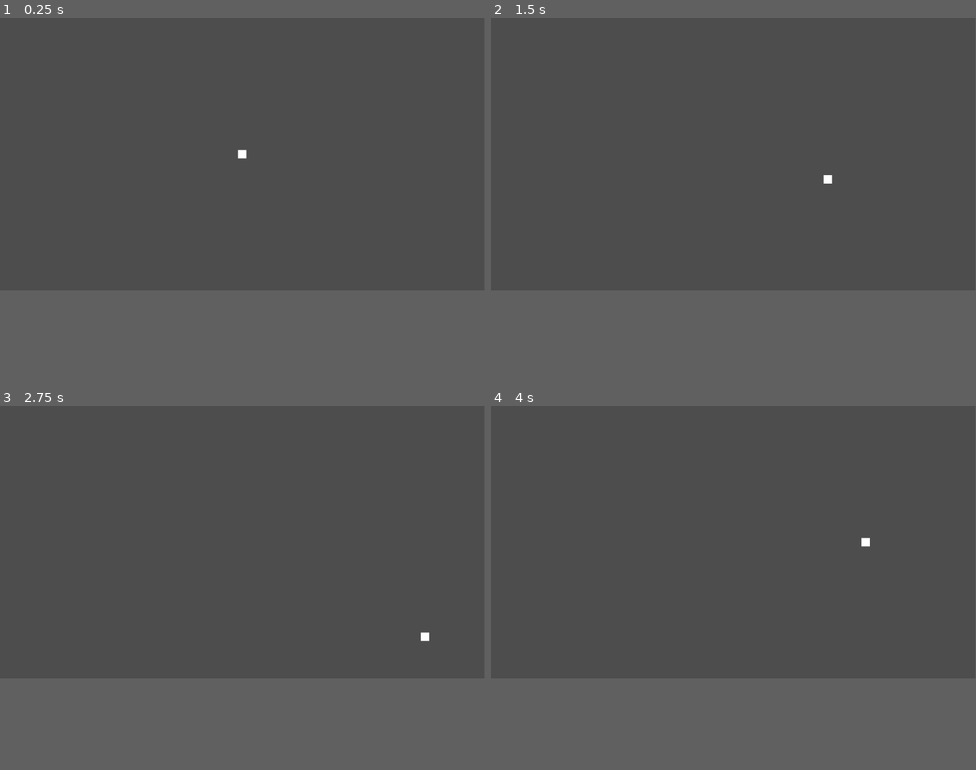
Above: before the commit, frames 1-4 (two rows, left to right).
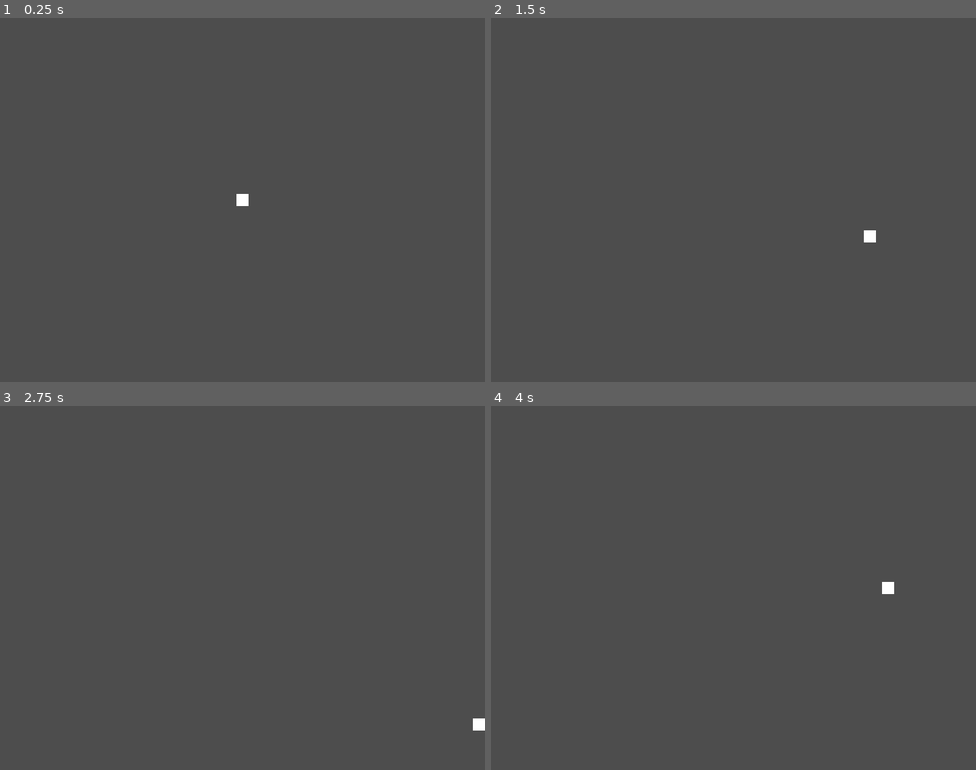
Above: after the commit, the same moments.

Repository: dmnuggins/snake
Game: Godot game, scene res://scenes/game.tscn
Two runs of this game, one before a commit and one after it. Both use one fixed random seed, a clock stepped at 60 frames per second and the inputs below.
Inputs:
- Up to frame 1 (0.25 s): no input
- Up to frame 2 (1.5 s): tap Enter at 0.5 s; hold D (right) 0.53-1.28 s; hold S (down) from 1.28 s (still down)
- Up to frame 3 (2.75 s): release S (down) at 2.03 s; hold D (right) from 2.03 s (still down)
- Up to frame 4 (4 s): release D (right) at 2.78 s; hold W (up) 2.78-3.53 s; hold A (left) from 3.53 s (still down)
In our replay, the window is 799x449 before the commit and 800x600 after it. These sizes can differ from the game's own. Grey fills any space a smaller window leaves; there, only what the larger window draws over its background counts as a difference.

The runs differ from the first frame. In frame 1, 0.1% of the frame differs, in the area x 48-52%, y 36-52%; in frame 2, 0.1%; in frame 3, 0.1%; in frame 4, 0.1%.

Commit message:
Add world boundary and movement fixed to axis
- Set world boundaries on edge of screen to prevent player from going out of bounds
- Updated Player script to limit movement to x/y-axis
- Player continues to move in the direction of the last pressed action
- Movement is handled with velocity change instead of position change
- Function move_and_slide() used to ensure interaction with screen edge colliders

Diff:
--- a/project.godot
+++ b/project.godot
@@ -14,6 +14,11 @@
 run/main_scene="res://scenes/game.tscn"
 config/features=PackedStringArray("4.2", "Forward Plus")
 config/icon="res://icon.svg"
+
+[display]
+
+window/size/viewport_width=800
+window/size/viewport_height=600
 
 [input]
 
--- a/scenes/game.tscn
+++ b/scenes/game.tscn
@@ -1,7 +1,9 @@
-[gd_scene load_steps=3 format=3 uid="uid://5gm2ubukyvup"]
+[gd_scene load_steps=4 format=3 uid="uid://5gm2ubukyvup"]
 
 [ext_resource type="Script" path="res://scripts/game.gd" id="1_gl3co"]
 [ext_resource type="PackedScene" uid="uid://vp1h3h0chf40" path="res://scenes/snake.tscn" id="2_aoqhn"]
+
+[sub_resource type="WorldBoundaryShape2D" id="WorldBoundaryShape2D_a2uht"]
 
 [node name="Game" type="Node2D"]
 script = ExtResource("1_gl3co")
@@ -9,3 +11,27 @@
 [node name="Snake" parent="." instance=ExtResource("2_aoqhn")]
 
 [node name="Camera2D" type="Camera2D" parent="."]
+
+[node name="TileMap" type="TileMap" parent="."]
+format = 2
+
+[node name="StaticBody2D" type="StaticBody2D" parent="."]
+position = Vector2(0, 300)
+
+[node name="Top" type="CollisionShape2D" parent="StaticBody2D"]
+position = Vector2(0, -600)
+rotation = -3.1415
+shape = SubResource("WorldBoundaryShape2D_a2uht")
+
+[node name="Bottom" type="CollisionShape2D" parent="StaticBody2D"]
+shape = SubResource("WorldBoundaryShape2D_a2uht")
+
+[node name="Left" type="CollisionShape2D" parent="StaticBody2D"]
+position = Vector2(-400, -300)
+rotation = 1.56962
+shape = SubResource("WorldBoundaryShape2D_a2uht")
+
+[node name="Right" type="CollisionShape2D" parent="StaticBody2D"]
+position = Vector2(400, -300)
+rotation = -1.5708
+shape = SubResource("WorldBoundaryShape2D_a2uht")
--- a/scripts/snake.gd
+++ b/scripts/snake.gd
@@ -3,11 +3,23 @@
 @export var speed = 300.0
 
 func _physics_process(delta):
+
+	# Player will move in the direction of the respective action pressed
 	if Input.is_action_pressed("up"):
-		position.y -= speed * delta
-	if Input.is_action_pressed("down"):
-		position.y += speed * delta
-	if Input.is_action_pressed("left"):
-		position.x -= speed * delta
-	if Input.is_action_pressed("right"):
-		position.x += speed * delta
+		velocity.y -= speed * delta
+		velocity.x = 0
+	elif Input.is_action_pressed("down"):
+		velocity.y += speed * delta
+		velocity.x = 0
+	elif Input.is_action_pressed("left"):
+		velocity.x -= speed * delta
+		velocity.y = 0
+	elif Input.is_action_pressed("right"):
+		velocity.x += speed * delta
+		velocity.y = 0
+
+	# Sets the player velocity
+	velocity = velocity.normalized() * speed
+
+	# Ensures that player interacts with world boundaries
+	move_and_slide()
